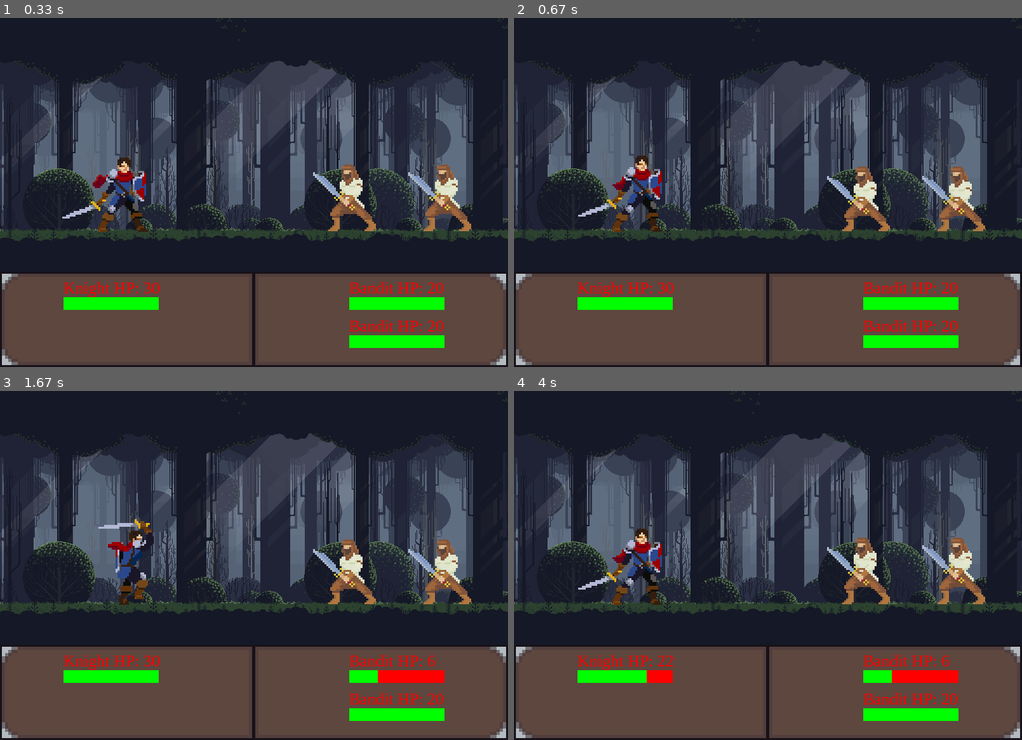
Above: before the commit, frames 1-4 (two rows, left to right).
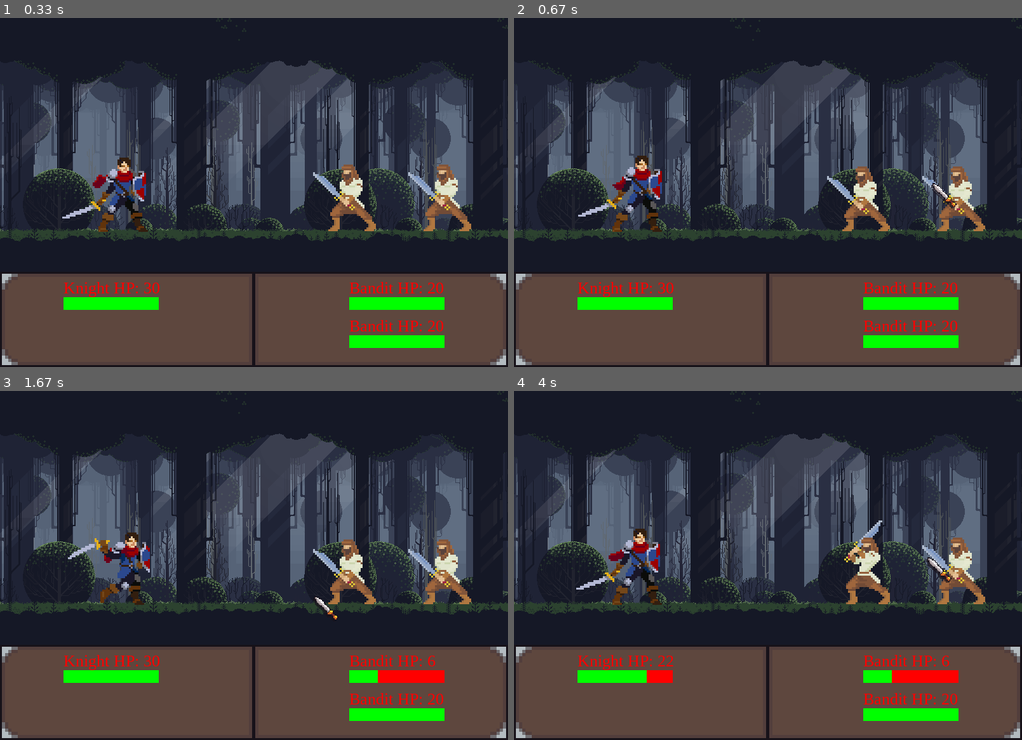
Above: after the commit, the same moments.

Repository: LukasKryzauskasCodeAcademy/PTUA11_PyGame
Game: pygame game, started from game.py
The game is run twice, just before and just after one commit, with the same random seed, the same clock (stepped at 60 frames per second) and the same inputs.
Inputs (mouse positions are in pixels of both pictures, inside the frame that each line leads up to):
- Up to frame 1 (0.33 s): no input
- Up to frame 2 (0.67 s): click (930, 182) at 0.38 s
- Up to frame 3 (1.67 s): click (254, 589) at 0.72 s; click (314, 596) at 1.55 s
- Up to frame 4 (4 s): click (778, 446) at 1.88 s; click (864, 562) at 2.72 s; click (696, 492) at 3.05 s; click (900, 534) at 3.38 s; click (925, 558) at 3.72 s

Frame 1 is identical in both runs. In frame 2, 0.1% of the frame differs, in the area x 82-88%, y 47-55%; in frame 3, 1.5%, in the area x 13-67%, y 36-66%; in frame 4, 1.4%.

Commit message:
Added a check for attack to see if target dies. Added player control to choose who to attack.

Diff:
--- a/app/Drawing.py
+++ b/app/Drawing.py
@@ -20,6 +20,7 @@
     background_img = pygame.image.load('app/img/Background/background.png').convert_alpha()
     # Panel image
     panel_img = pygame.image.load('app/img/Icons/panel.png').convert_alpha()
+    sword_img = pygame.image.load('app/img/Icons/sword.png').convert_alpha()
 
     # Function for drawing text
     def draw_text(self, text, font, text_color, x, y):
--- a/app/Fighter.py
+++ b/app/Fighter.py
@@ -58,9 +58,13 @@
     def attack(self, target):
         rand = random.randint(-5, 5)
         damage = self.strength + rand
-        # deal damage to enemy
+        # Deal damage to enemy
         target.hp -= damage
-        #set variables to attack animation
+        # Check if target is dead
+        if target.hp < 1:
+            target.hp = 0
+            target.alive = False
+        # Set variables to attack animation
         self.action = 1
         self.frame_index = 0
         self.update_time = pygame.time.get_ticks()
--- a/app/__init__.py
+++ b/app/__init__.py
@@ -35,6 +35,9 @@
     total_fighters = len(bandit_list) + current_fighter
     action_cooldown = 0
     action_wait_time = 90
+    attack = False
+    potion = False
+    clicked = False
 
     # Function for game loop
     def start(self):
@@ -57,6 +60,25 @@
                 bandit.update()
                 bandit.draw(screen)
 
+            # Control player actions
+            # Reset action variables
+            self.attack = False
+            self.potion = False
+            target = None
+            # Make sure mouse is Visible
+            pygame.mouse.set_visible(True)
+            # Get mouse position
+            pos = pygame.mouse.get_pos()
+            for count, bandit in enumerate(self.bandit_list):
+                if bandit.rect.collidepoint(pos):
+                    # Hide mouse
+                    pygame.mouse.set_visible(False)
+                    # Show sword in place of mouse cursor
+                    screen.blit(self.drawer.sword_img, pos)
+                    if self.clicked:
+                        self.attack = True
+                        target = self.bandit_list[count]
+
             # Player action
             if self.knight.alive:
                 if self.current_fighter == 1:
@@ -64,9 +86,10 @@
                     if self.action_cooldown >= self.action_wait_time:
                         # Look for player action
                         # Attack
-                        self.knight.attack(self.bandit1)
-                        self.current_fighter += 1
-                        self.action_cooldown = 0
+                        if self.attack and target is not None:
+                            self.knight.attack(target)
+                            self.current_fighter += 1
+                            self.action_cooldown = 0
 
             # Enemy action
             for count, bandit in enumerate(self.bandit_list):
@@ -88,6 +111,10 @@
             for event in pygame.event.get():
                 if event.type == pygame.QUIT:
                     run = False
+                if event.type == pygame.MOUSEBUTTONDOWN:
+                    self.clicked = True
+                else:
+                    self.clicked = False
 
             pygame.display.update()
 
